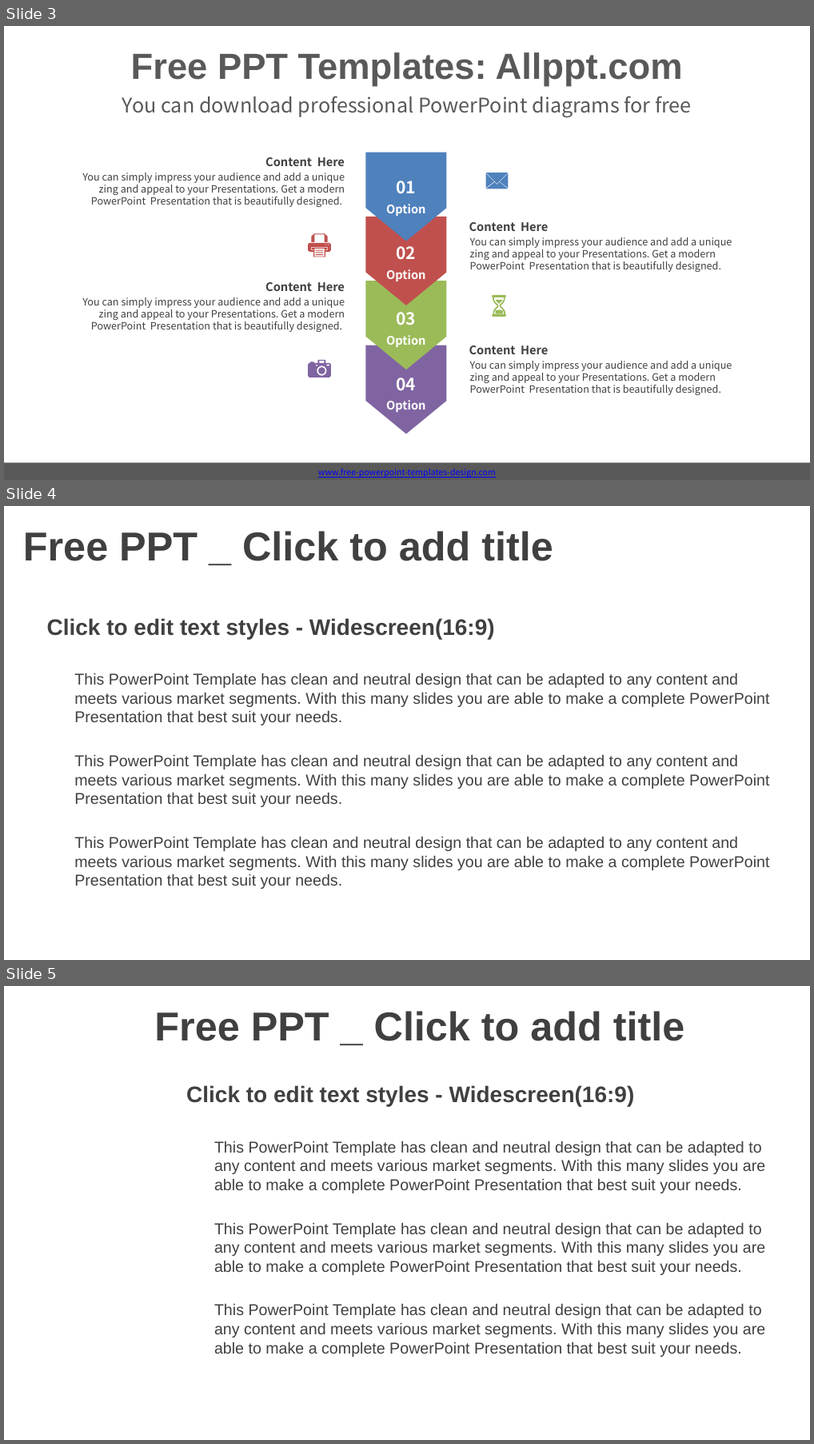
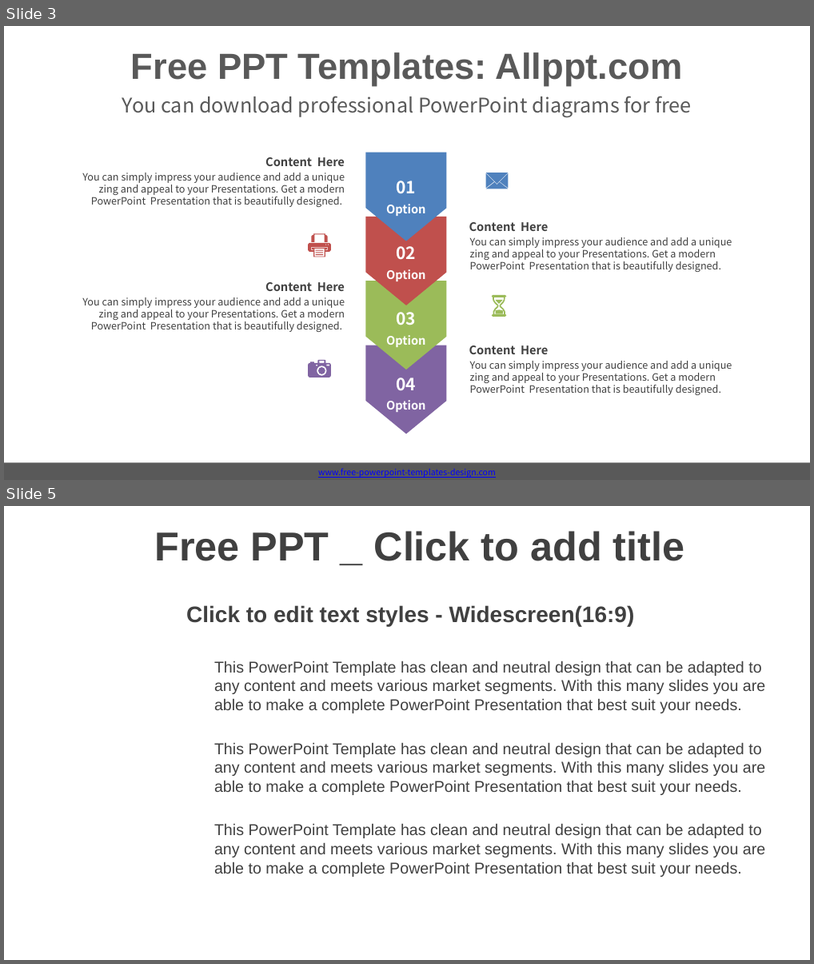
Before and after one commit to violet137/AndroidD007, a slide deck: slide.pptx. Shown one above the other, each under a label of ours: slides 3, 4 and 5 before the commit, slides 3 and 5 after it; the slides between them are not shown. The pictures are 814x1444 and 814x964 pixels, drawn with LibreOffice and Linux fonts; fonts in the diff are those of the drawing; background and template pictures are left out. Boxes give left, top, right and bottom in pixels: in the first picture for what was removed or moved away, otherwise in the second. Text is boxed around its words. In the diff, an @@ line names an element or a change of style, - is before the commit and + after.

```diff
--- a/slide.pptx
+++ b/slide.pptx
@@ slide 4 removed at [4,506,810,960], background picture (left out) @@
@@ title removed at [23,531,554,561] @@
-Free PPT _ Click to add title
@@ text removed at [47,618,495,639] @@
-Click to edit text styles - Widescreen(16:9)
@@ text removed at [74,672,770,888] @@
-This PowerPoint Template has clean and neutral design that can be adapted to any content and meets various market segments. With this many slides you are able to make a complete PowerPoint Presentation that best suit your needs.
-This PowerPoint Template has clean and neutral design that can be adapted to any content and meets various market segments. With this many slides you are able to make a complete PowerPoint Presentation that best suit your needs.
-This PowerPoint Template has clean and neutral design that can be adapted to any content and meets various market segments. With this many slides you are able to make a complete PowerPoint Presentation that best suit your needs.
```
Also in this commit, not shown: 1 slide added, 21 other files.
